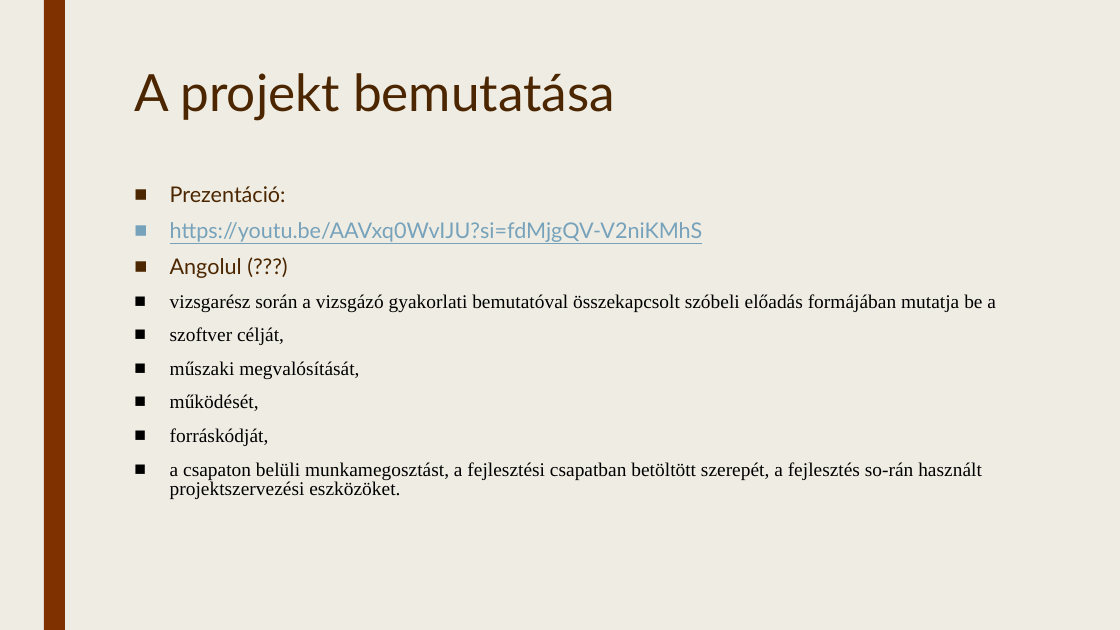
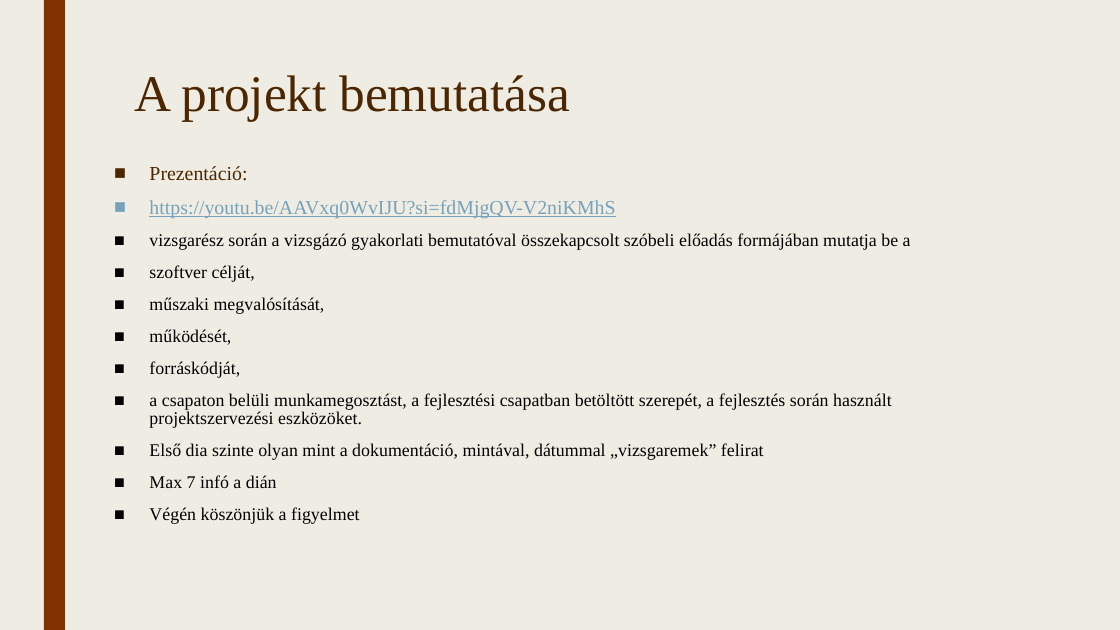
Before and after one commit to TothpalIstvano/13_S1_4_vizsgaremek, a slide deck: slide 2 of Fájlok/Bemutató.pptx. Drawn at 1120x630 pixels with LibreOffice and Linux fonts; fonts in the diff are those of the drawing. Boxes give left, top, right and bottom in pixels: in the first picture for what was removed or moved away, otherwise in the second. Text is boxed around its words. In the diff, an @@ line names an element or a change of style, - is before the commit and + after.

Commit message:
bemutató

```diff
--- a/Fájlok/Bemutató.pptx
+++ b/Fájlok/Bemutató.pptx
@@ title "A projekt bemutatása" at (x1=134, y1=75, x2=571, y2=121): font Lato to Times New Roman @@
@@ text "Prezentáció:" moved from (x1=170, y1=186, x2=996, y2=499) to (x1=149, y1=166, x2=911, y2=524) @@
@@ text at (x1=149, y1=166, x2=911, y2=378): size 18.5 to 17 pt, font Lato to Times New Roman in "Prezentáció:", "https://youtu.be/AAVxq0WvIJU?si=fdMjgQV-V2niKMhS"; size 16.6 to 15.3 pt in "vizsgarész során a vizsgázó gyakorlati bemutatóval összekapc ...", "szoftver célját,", "műszaki megvalósítását,", "működését," and 1 more places @@
@@ text at (x1=170, y1=258, x2=242, y2=278): paragraph removed @@
-■ Angolul (???)
@@ text at (x1=149, y1=393, x2=892, y2=524): text changed; size 16.6 to 15.3 pt @@
-■ a csapaton belüli munkamegosztást, a fejlesztési csapatban betöltött szerepét, a fejlesztés so-rán használt projektszervezési eszközöket.
+■ a csapaton belüli munkamegosztást, a fejlesztési csapatban betöltött szerepét, a fejlesztés során használt projektszervezési eszközöket.
+■ Első dia szinte olyan mint a dokumentáció, mintával, dátummal „vizsgaremek” felirat
+■ Max 7 infó a dián
+■ Végén köszönjük a figyelmet
```
Also in this commit, not shown: 7 other slides changed, 4 slides added, 4 slides removed.
